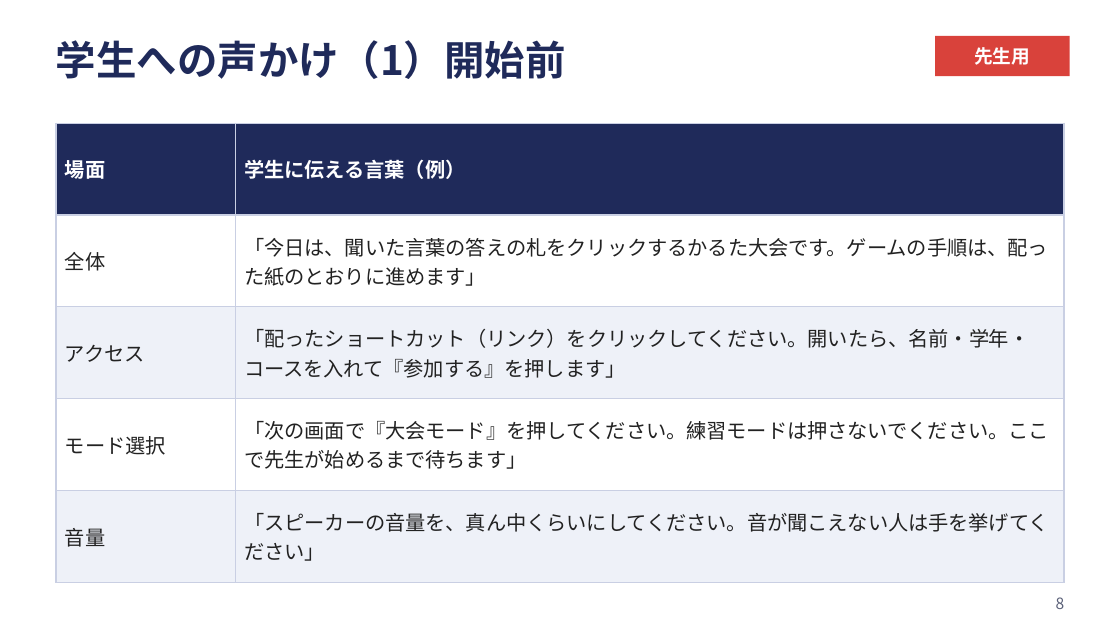
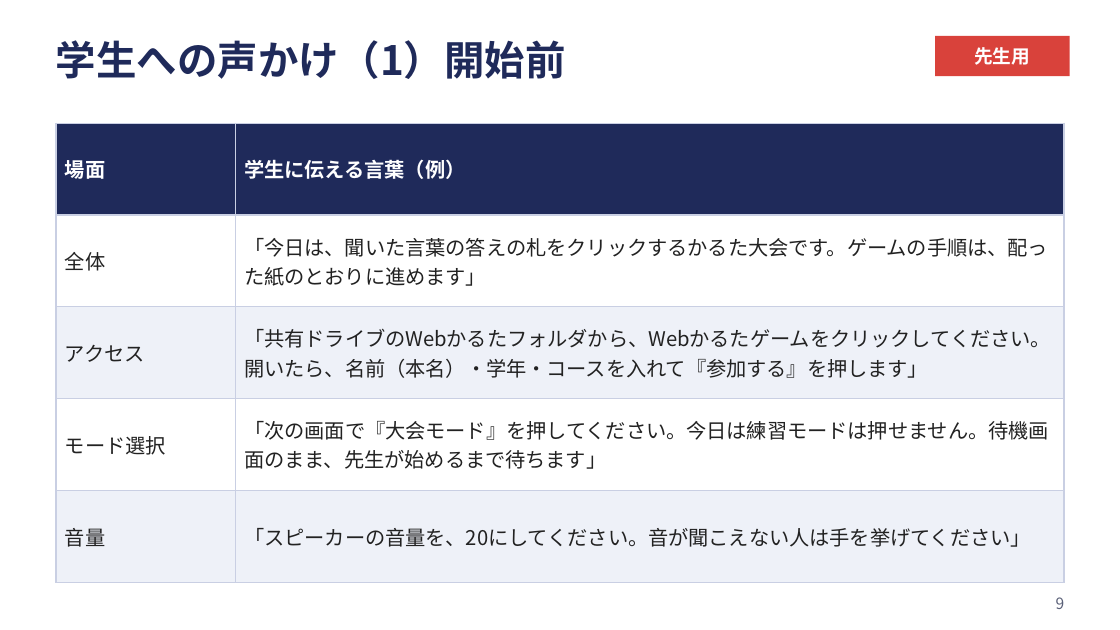
Before and after one commit to watanabekou0708-bot/e-karuta, a slide deck: slide 9 of 手順書/当日手順書_先生用.pptx (slide 8 before the commit). Drawn at 1120x630 pixels with LibreOffice and Linux fonts; fonts in the diff are those of the drawing. Boxes give left, top, right and bottom in pixels: in the first picture for what was removed or moved away, otherwise in the second. Text is boxed around its words. In the diff, an @@ line names an element or a change of style, - is before the commit and + after.

```diff
--- a/手順書/当日手順書_先生用.pptx
+++ b/手順書/当日手順書_先生用.pptx
@@ table at (56,123,1064,582) @@
-row 3, column 2: 「配ったショートカット（リンク）をクリックしてください。開いたら、名前・学年・コースを入れて『参加する』を押します」
+row 3, column 2: 「共有ドライブのWebかるたフォルダから、Webかるたゲームをクリックしてください。開いたら、名前（本名）・学年・コースを入れて『参加する』を押します」
-row 4, column 2: 「次の画面で『大会モード』を押してください。練習モードは押さないでください。ここで先生が始めるまで待ちます」
+row 4, column 2: 「次の画面で『大会モード』を押してください。今日は練習モードは押せません。待機画面のまま、先生が始めるまで待ちます」
-row 5, column 2: 「スピーカーの音量を、真ん中くらいにしてください。音が聞こえない人は手を挙げてください」
+row 5, column 2: 「スピーカーの音量を、20にしてください。音が聞こえない人は手を挙げてください」
@@ page number at (1056,597,1065,609): text changed @@
-8
+9
```
Also in this commit, not shown: 10 other slides changed, 1 slide added, 9 other files.
